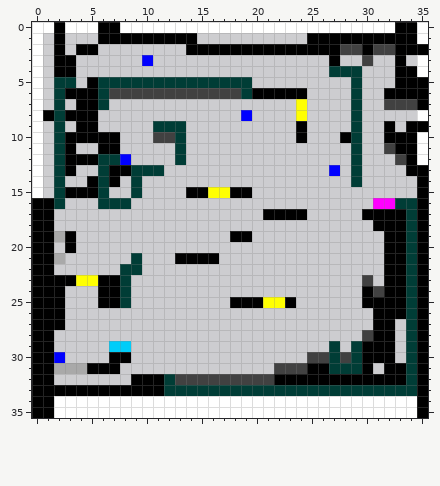
Two states of a pixel-art sprite, AridArnold/Content/Campaigns/MainCampaign/Levels/0907.png. The picture above is the old version.
The file is 36x36 pixels. Colours within 5 levels of each other are drawn and written as one.
After:
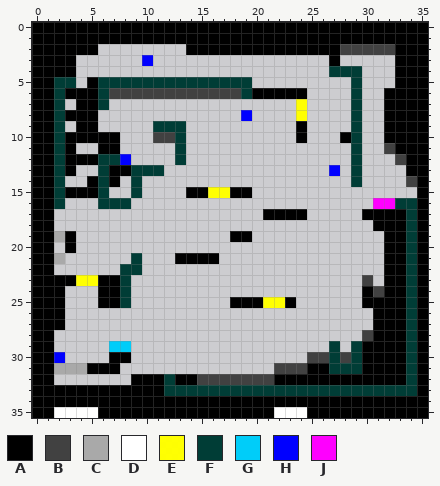
Palette (. is transparent): A #000000  B #404040fd  C #a9a9a9  D #ffffff  E #ffff00fd  F #003d36  G #00cdf9  H #0000ff  J #fe00fe
The exact change:
y 0: x 0..1 DD -> AA; x 3..5 DDD -> AAA; x 8..32 DDDDDDDDDDDDDDDDDDDDDDDDD -> AAAAAAAAAAAAAAAAAAAAAAAAA; x 35 D -> A
y 1: x 0..1 D. -> AA; x 3..5 ... -> AAA; x 15..24 .......... -> AAAAAAAAAA; x 35 D -> A
y 2: x 0..1 D. -> AA; x 3 . -> A; x 30 A -> B
y 3: x 0..1 D. -> AA; x 30 B -> .; x 34..35 .D -> AA
y 4: x 0..1 D. -> AA; x 35 D -> A
y 5..6: x 0..1 D. -> AA
y 7: x 0..1 D. -> AA; x 32..34 BBB -> AAA
y 8: x 0 D -> A; x 32..35 ...D -> AAAA
y 9: x 0..1 D. -> AA; x 33 . -> A
y 10..12: x 0..1 D. -> AA; x 35 D -> A
y 13: x 0..1 D. -> AA
y 14: x 0..1 D. -> AA; x 34 . -> B
y 15: x 0..1 D. -> AA
y 27..30: x 33 . -> A
y 31: x 31 . -> A
y 32: x 13..14 BB -> AA
y 34: x 2..34 DDDDDDDDDDDDDDDDDDDDDDDDDDDDDDDDD -> AAAAAAAAAAAAAAAAAAAAAAAAAAAAAAAAA
y 35: x 6..21 DDDDDDDDDDDDDDDD -> AAAAAAAAAAAAAAAA; x 25..34 DDDDDDDDDD -> AAAAAAAAAA
Boxes around the changes in both pictures, in picture pixels (x1, y1, x2, y2):
changed: (32, 22, 428, 198)
changed: (54, 319, 417, 418)
